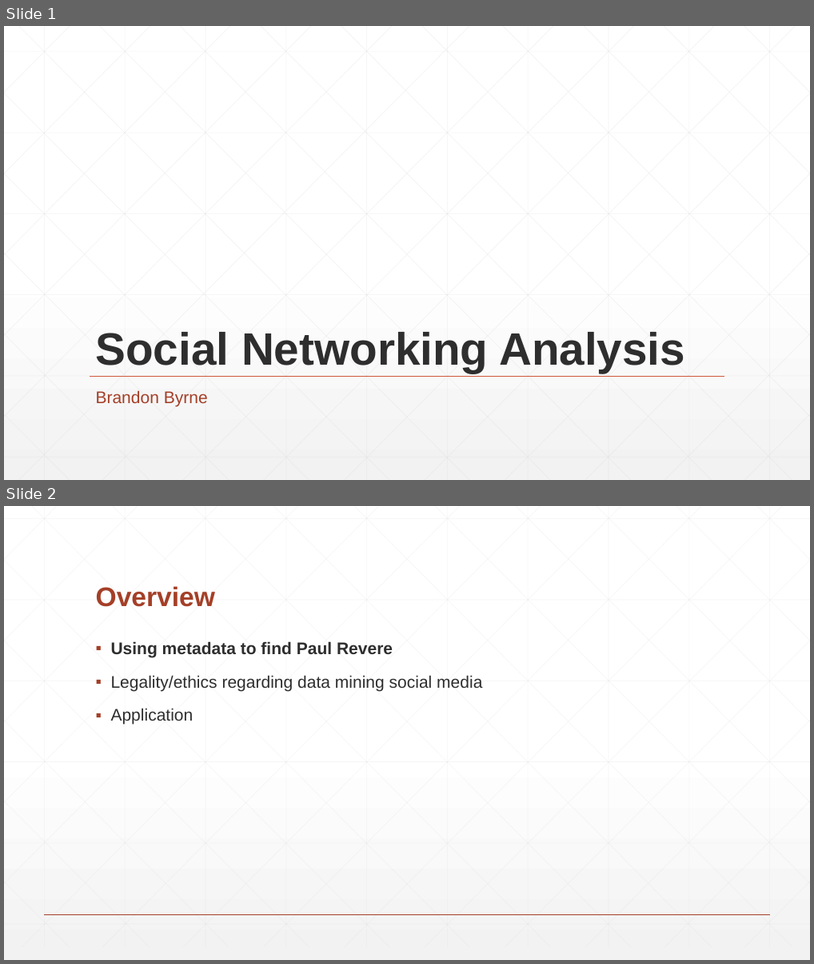
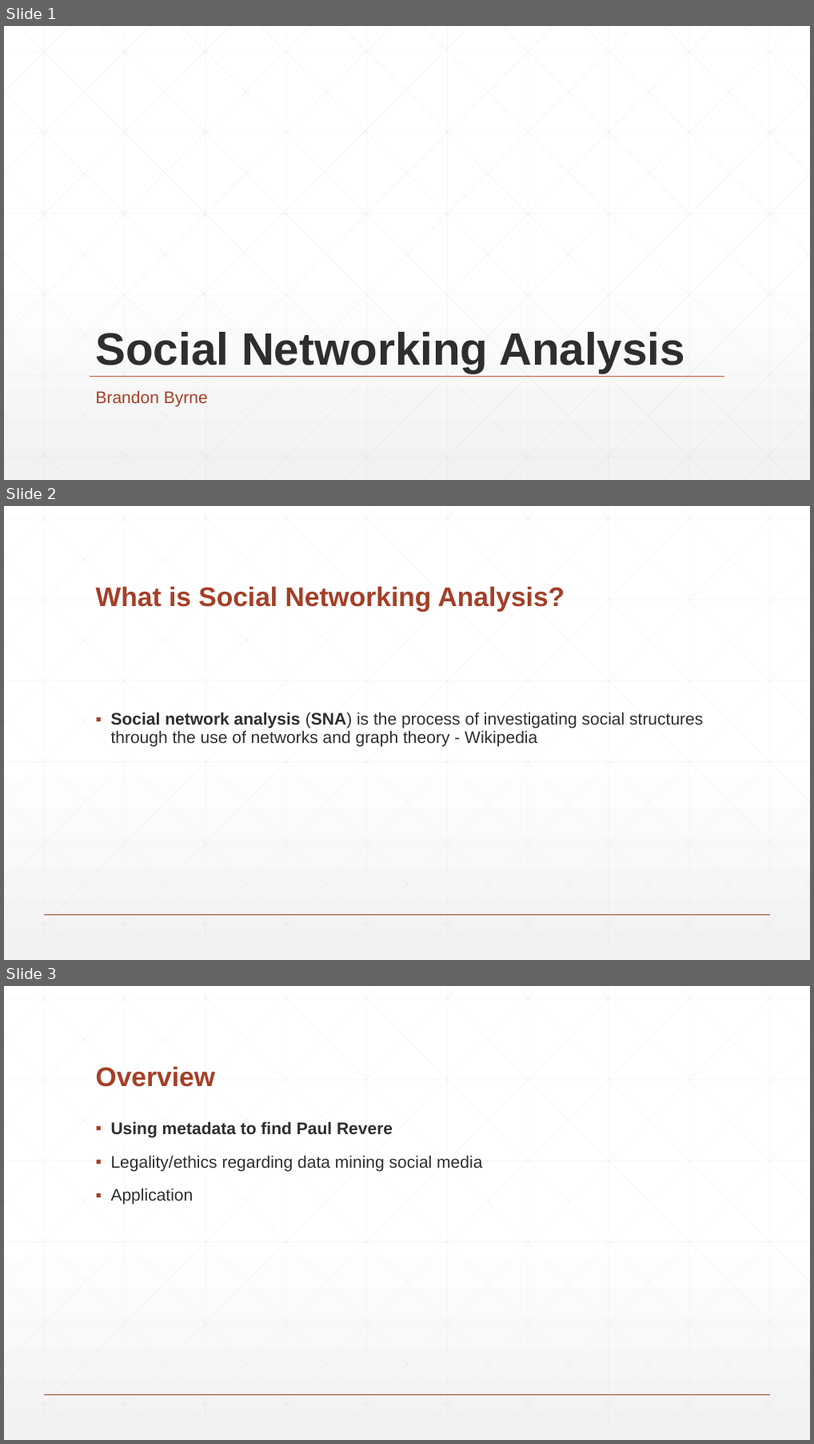
Before and after one commit to lostangles/datamining, a slide deck: Presentation.pptx. Shown one above the other, each under a label of ours: slides 1 and 2 before the commit, slides 1, 2 and 3 after it. The pictures are 814x964 and 814x1444 pixels, drawn with LibreOffice and Linux fonts; fonts in the diff are those of the drawing. Boxes give left, top, right and bottom in pixels: in the first picture for what was removed or moved away, otherwise in the second. Text is boxed around its words. In the diff, an @@ line names an element or a change of style, - is before the commit and + after.

```diff
--- a/Presentation.pptx
+++ b/Presentation.pptx
@@ slide 2 added at [4, 506, 810, 960], background gradient #FFFFFF to #F2F2F2; not listed: 47 template elements that a slide beside it also shows @@
@@ title added at [96, 586, 566, 612], 32 pt, text #A43F27, bold @@
+What is Social Networking Analysis?
@@ text added at [111, 712, 703, 747], 20 pt, text #2D2E2D @@
+▪ Social network analysis (SNA) is the process of investigating social structures through the use of networks and graph theory - Wikipedia
@@ what was slide 2 is now slide 3 @@
```
Also in this commit, not shown: 1 slide changed, 1 other file.
